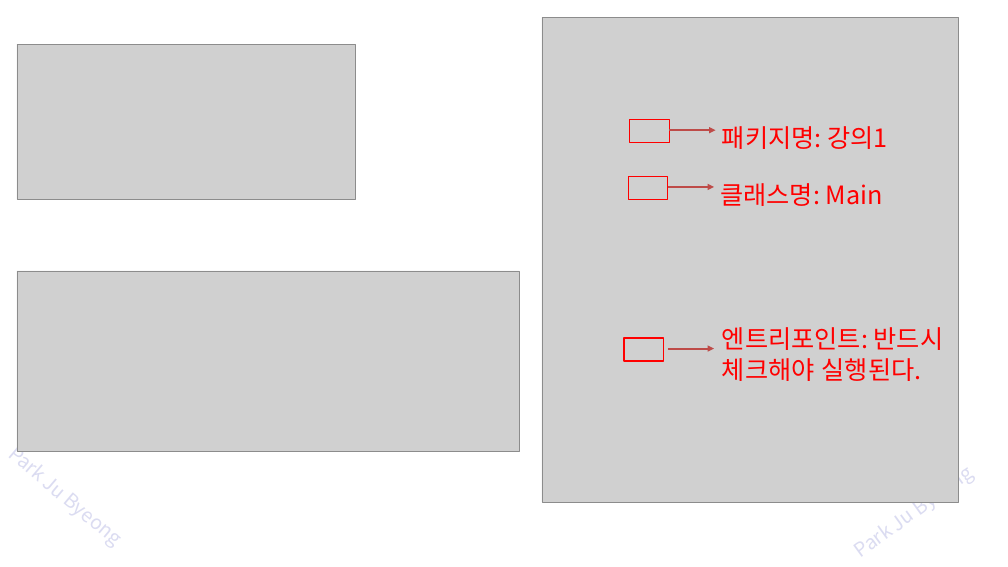
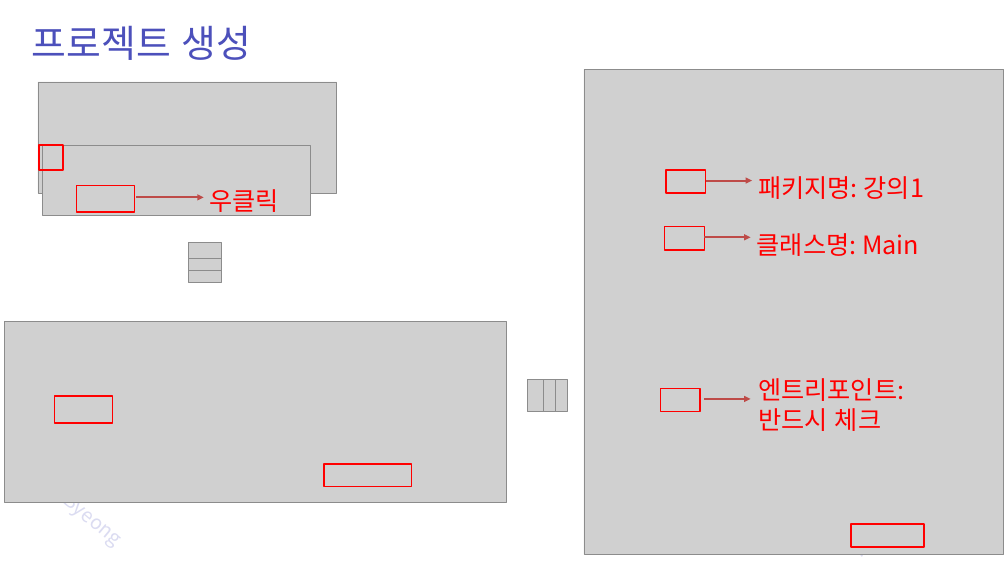
Before and after one commit to zest132/JavaLecture, a slide deck: slide 19 of JavaLecture/LectureFile/java 1강 변수.pptx. Drawn at 1008x567 pixels with LibreOffice and Linux fonts; fonts in the diff are those of the drawing; grey boxes stand for pictures. Boxes give left, top, right and bottom in pixels: in the first picture for what was removed or moved away, otherwise in the second. Text is boxed around its words. In the diff, an @@ line names an element or a change of style, - is before the commit and + after.

```diff
--- a/JavaLecture/LectureFile/java 1강 변수.pptx
+++ b/JavaLecture/LectureFile/java 1강 변수.pptx
@@ text added at (32, 25, 251, 60), 54 pt, text #4C50BB @@
+프로젝트 생성
@@ picture: place and size @@
-picture at (17, 44, 355, 200)
+picture at (38, 82, 337, 193)
@@ picture: place and size @@
-picture at (542, 18, 959, 502)
+picture at (584, 70, 1003, 555)
@@ rectangle added at (39, 145, 63, 170), outline #FF0000 2 pt @@
@@ picture added at (42, 145, 311, 215) @@
@@ 3 arrows, 3 rectangles, 1 text: place and size @@
-3 arrows, 3 rectangles, 1 text at (624, 120, 887, 361)
+3 arrows, 3 rectangles, 1 text at (660, 170, 924, 412)
@@ rectangle added at (77, 185, 134, 212), outline #FF0000 2 pt @@
@@ arrow added from (137, 198) to (204, 198), #BF4C48 3 pt @@
@@ text added at (210, 189, 280, 216), 36 pt, text #FF0000 @@
+우클릭
@@ text "클래스명: Main": place and size @@
-text "클래스명: Main" at (720, 183, 883, 206)
+text "클래스명: Main" at (757, 233, 919, 256)
@@ picture added at (188, 266, 221, 282) @@
@@ picture added at (188, 255, 221, 271) @@
@@ picture added at (188, 242, 221, 259) @@
@@ picture: place and size @@
-picture at (17, 271, 519, 452)
+picture at (4, 322, 507, 502)
@@ picture added at (527, 379, 543, 411) @@
@@ picture added at (539, 379, 555, 411) @@
@@ picture added at (551, 379, 567, 411) @@
@@ text at (758, 378, 904, 431): text changed @@
-엔트리포인트: 반드시 체크해야 실행된다.
+엔트리포인트:
+반드시 체크
@@ rectangle added at (54, 396, 112, 423), outline #FF0000 2 pt @@
@@ rectangle added at (324, 464, 412, 487), outline #FF0000 2 pt @@
@@ rectangle added at (851, 524, 924, 547), outline #FF0000 2 pt @@
```
Also in this commit, not shown: 9 other slides changed, 13 slides added, 6 slides removed, 2 other files.
